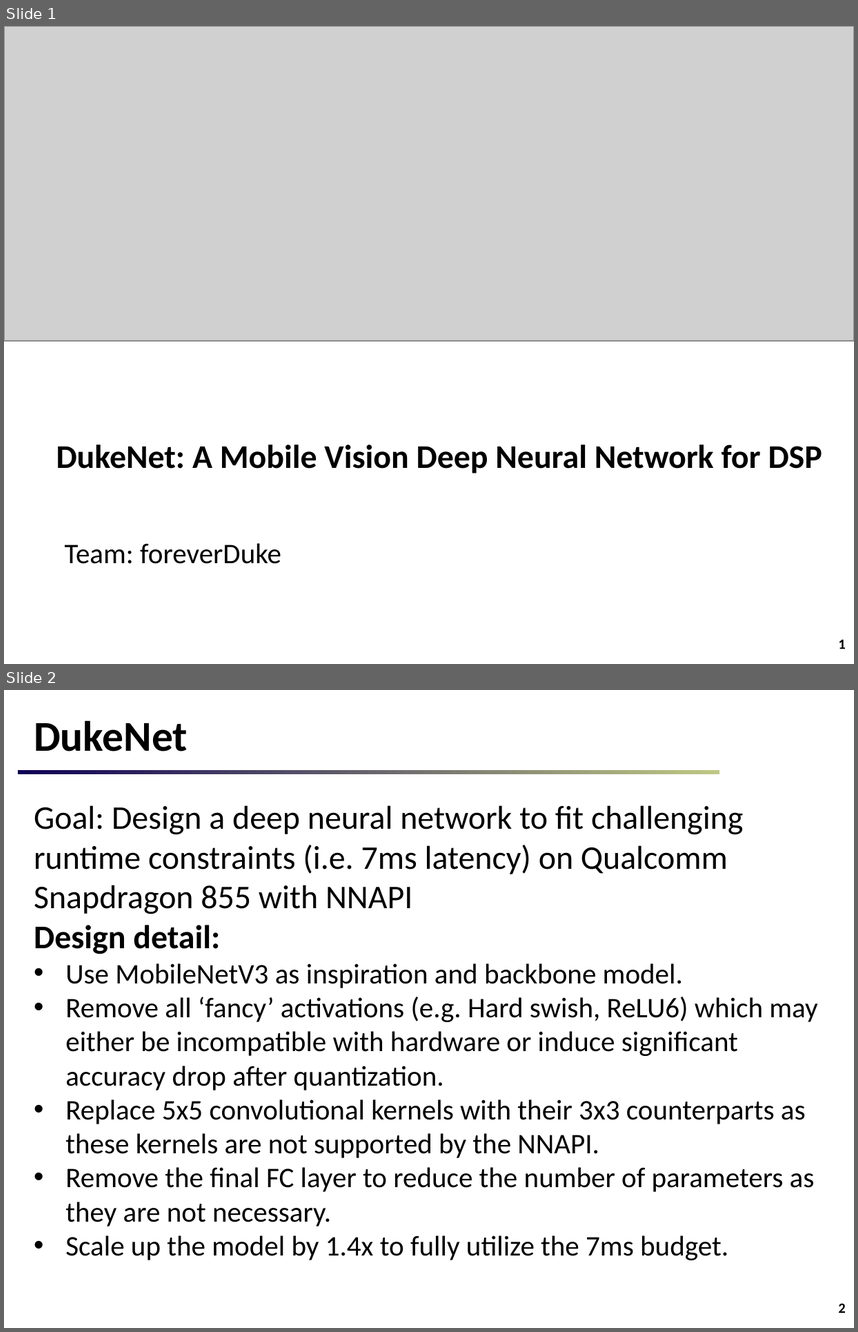
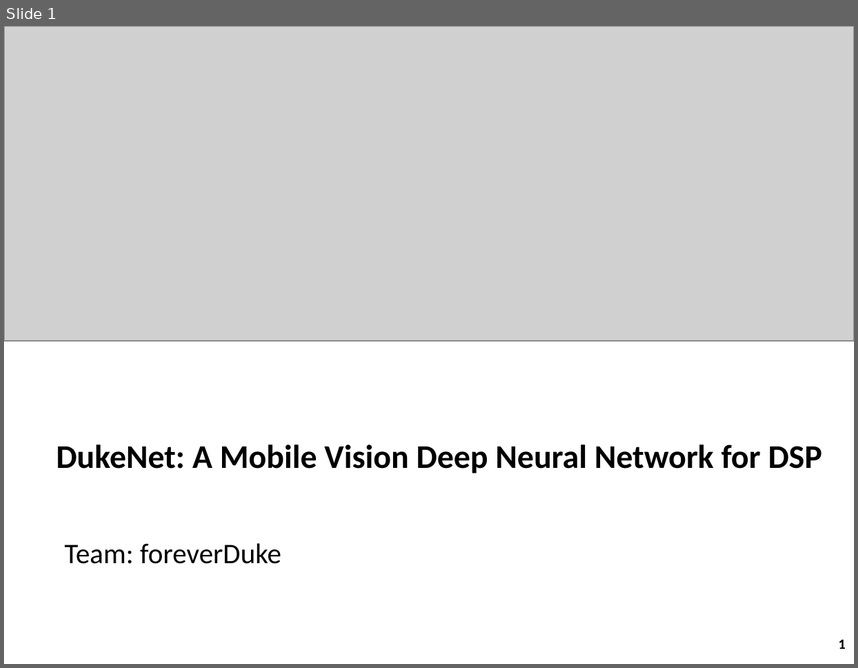
Before and after one commit to newwhitecheng/dukenet, a slide deck: g3doc/dukenet_presentation.pptx. Shown one above the other, each under a label of ours: slides 1 and 2 before the commit, slide 1 after it. The pictures are 858x1332 and 858x668 pixels, drawn with LibreOffice and Linux fonts; fonts in the diff are those of the drawing; grey boxes stand for pictures. Boxes give left, top, right and bottom in pixels: in the first picture for what was removed or moved away, otherwise in the second. Text is boxed around its words. In the diff, an @@ line names an element or a change of style, - is before the commit and + after.

```diff
--- a/g3doc/dukenet_presentation.pptx
+++ b/g3doc/dukenet_presentation.pptx
@@ slide 2 removed at (4, 690, 854, 1328), background #FFFFFF; not listed: 1 template element that a slide beside it also shows @@
@@ title removed at (34, 720, 188, 751) @@
-DukeNet
@@ rectangle removed at (18, 770, 720, 774) @@
@@ text removed at (34, 805, 818, 1260) @@
-Goal: Design a deep neural network to fit challenging runtime constraints (i.e. 7ms latency) on Qualcomm Snapdragon 855 with NNAPI
-Design detail:
-• Use MobileNetV3 as inspiration and backbone model.
-• Remove all ‘fancy’ activations (e.g. Hard swish, ReLU6) which may either be incompatible with hardware or induce significant accuracy drop after quantization.
-• Replace 5x5 convolutional kernels with their 3x3 counterparts as these kernels are not supported by the NNAPI.
-• Remove the final FC layer to reduce the number of parameters as they are not necessary.
-• Scale up the model by 1.4x to fully utilize the 7ms budget.
```
Also in this commit, not shown: 2 slides changed, 2 slides added.
